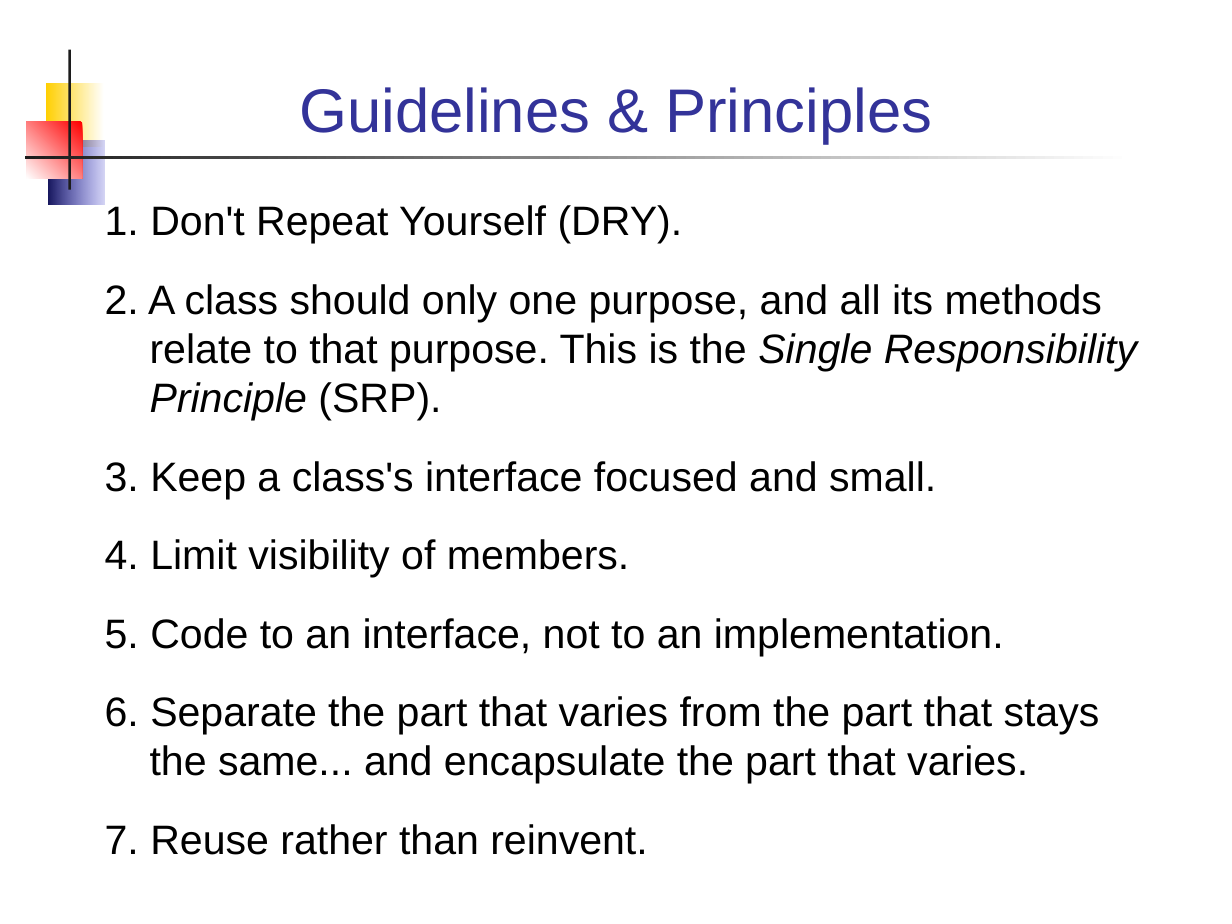
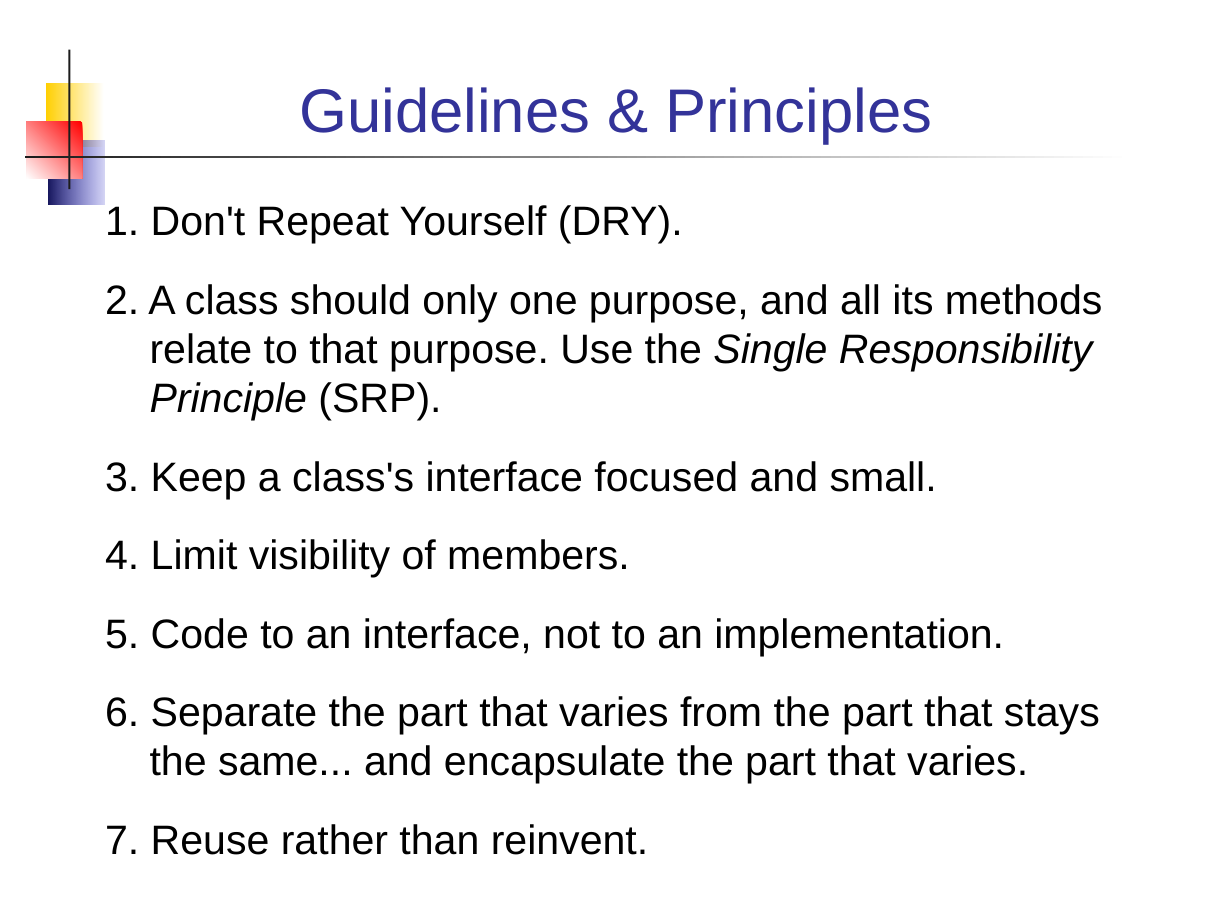
Before and after one commit to skeoop/skeoop.github.io, a slide deck: slide 2 of design-principles/Principles-for-Good-Code.ppt. Drawn at 1232x924 pixels with LibreOffice and Linux fonts; fonts in the diff are those of the drawing. Boxes give left, top, right and bottom in pixels: in the first picture for what was removed or moved away, otherwise in the second. Text is boxed around its words. In the diff, an @@ line names an element or a change of style, - is before the commit and + after.

```diff
--- a/design-principles/Principles-for-Good-Code.ppt
+++ b/design-principles/Principles-for-Good-Code.ppt
@@ text at (105, 284, 1103, 421): text changed @@
-2. A class should only one purpose, and all its methods relate to that purpose. This is the Single Responsibility Principle (SRP).
+2. A class should only one purpose, and all its methods relate to that purpose. Use the Single Responsibility Principle (SRP).
```
Also in this commit, not shown: 10 other slides changed, 9 other files.
